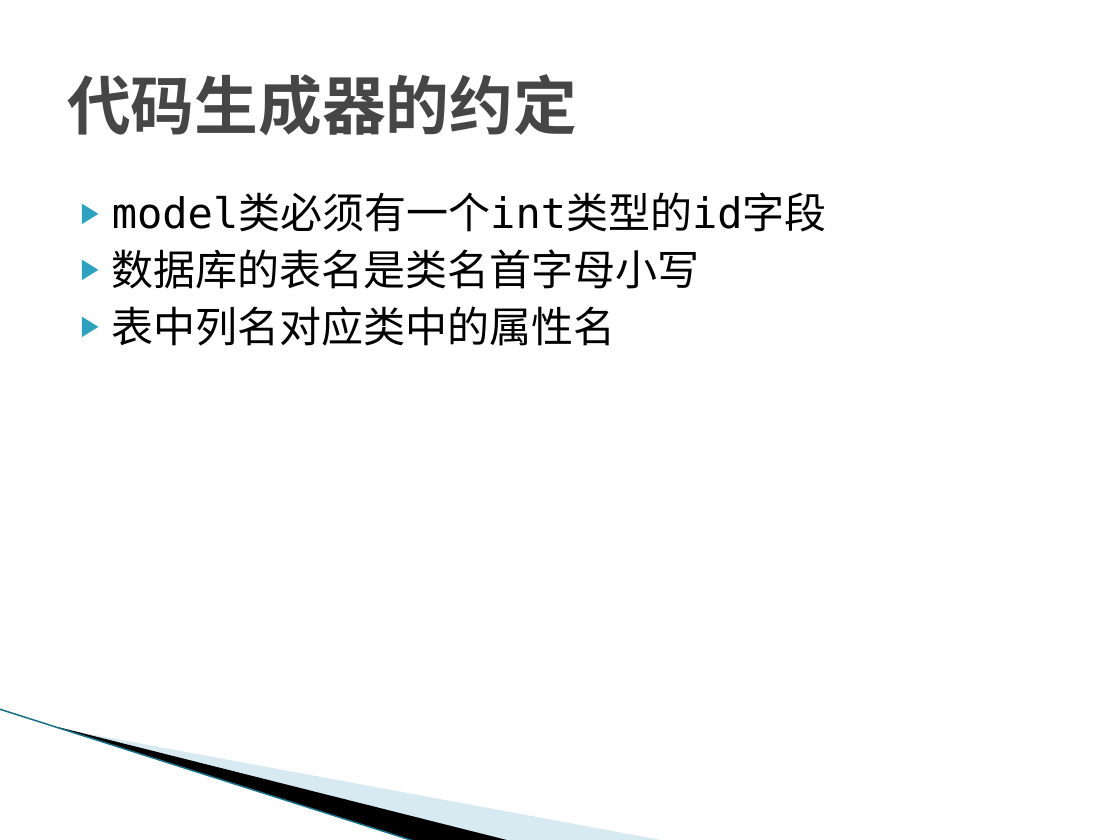
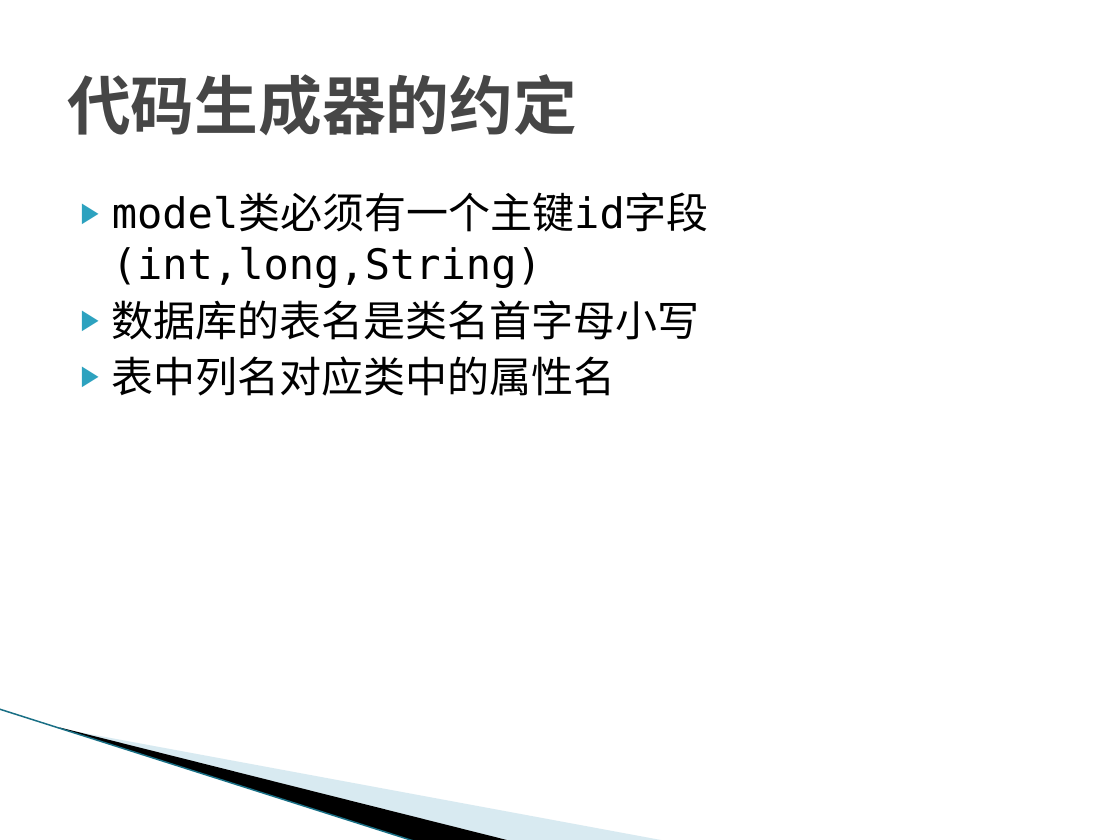
Before and after one commit to nikorliu/simbaRoot, a slide deck: slide 20 of doc/框架使用说明.pptx (slide 17 before the commit). Drawn at 1120x840 pixels with LibreOffice and Linux fonts; fonts in the diff are those of the drawing; background and template pictures are left out. Boxes give left, top, right and bottom in pixels: in the first picture for what was removed or moved away, otherwise in the second. Text is boxed around its words. In the diff, an @@ line names an element or a change of style, - is before the commit and + after.

```diff
--- a/doc/框架使用说明.pptx
+++ b/doc/框架使用说明.pptx
@@ text at (112, 194, 709, 288): text changed @@
-▶ model类必须有一个int类型的id字段
+▶ model类必须有一个主键id字段(int,long,String)
```
Also in this commit, not shown: 17 other slides changed, 15 slides added, 8 slides removed, 1 other file.
